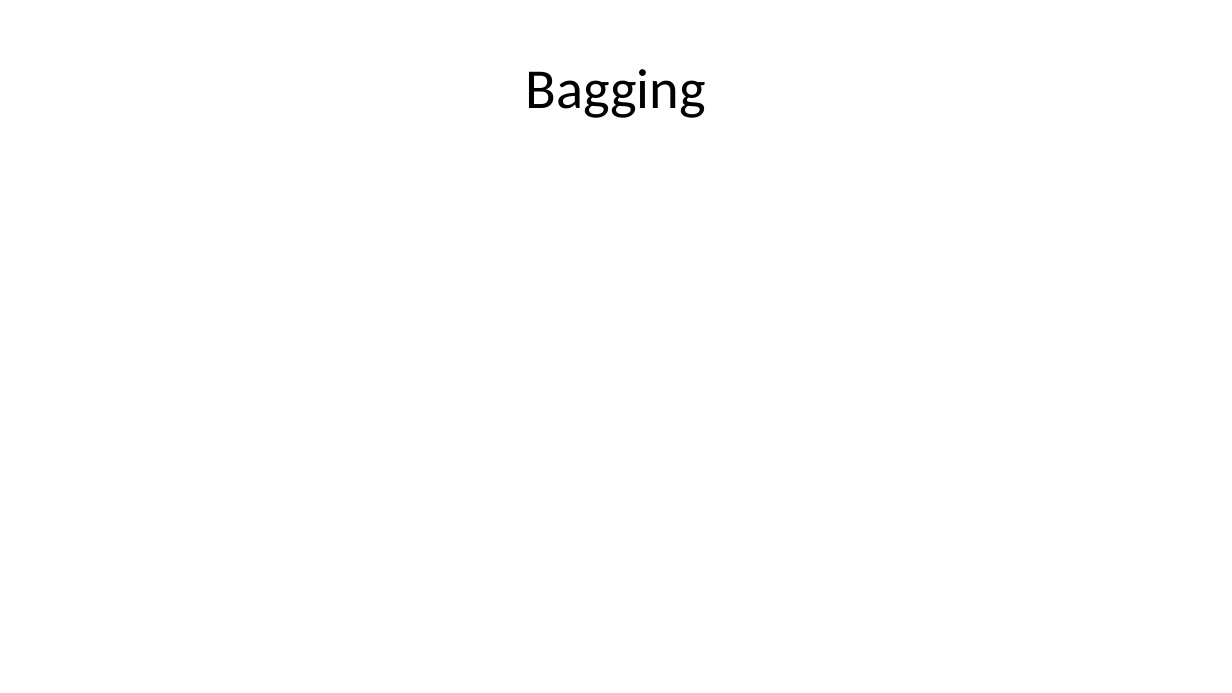
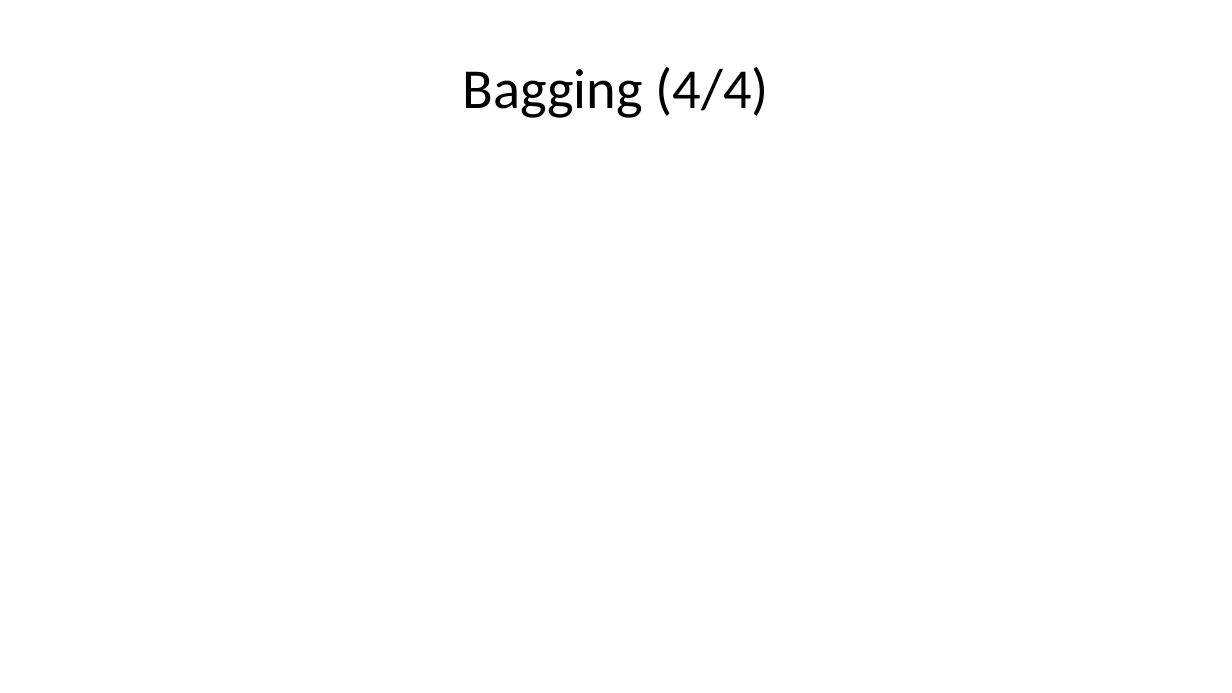
Before and after one commit to pmean/papers-and-presentations, a slide deck: slide 20 of bootstrap/src/bootstrap-slides.pptx (slide 16 before the commit). Drawn at 1232x693 pixels with LibreOffice and Linux fonts; fonts in the diff are those of the drawing. Boxes give left, top, right and bottom in pixels: in the first picture for what was removed or moved away, otherwise in the second. Text is boxed around its words. In the diff, an @@ line names an element or a change of style, - is before the commit and + after.

```diff
--- a/bootstrap/src/bootstrap-slides.pptx
+++ b/bootstrap/src/bootstrap-slides.pptx
@@ title at (463,67,769,118): text changed @@
-Bagging
+Bagging (4/4)
```
Also in this commit, not shown: 3 other slides changed, 4 slides added, 1 other file.
